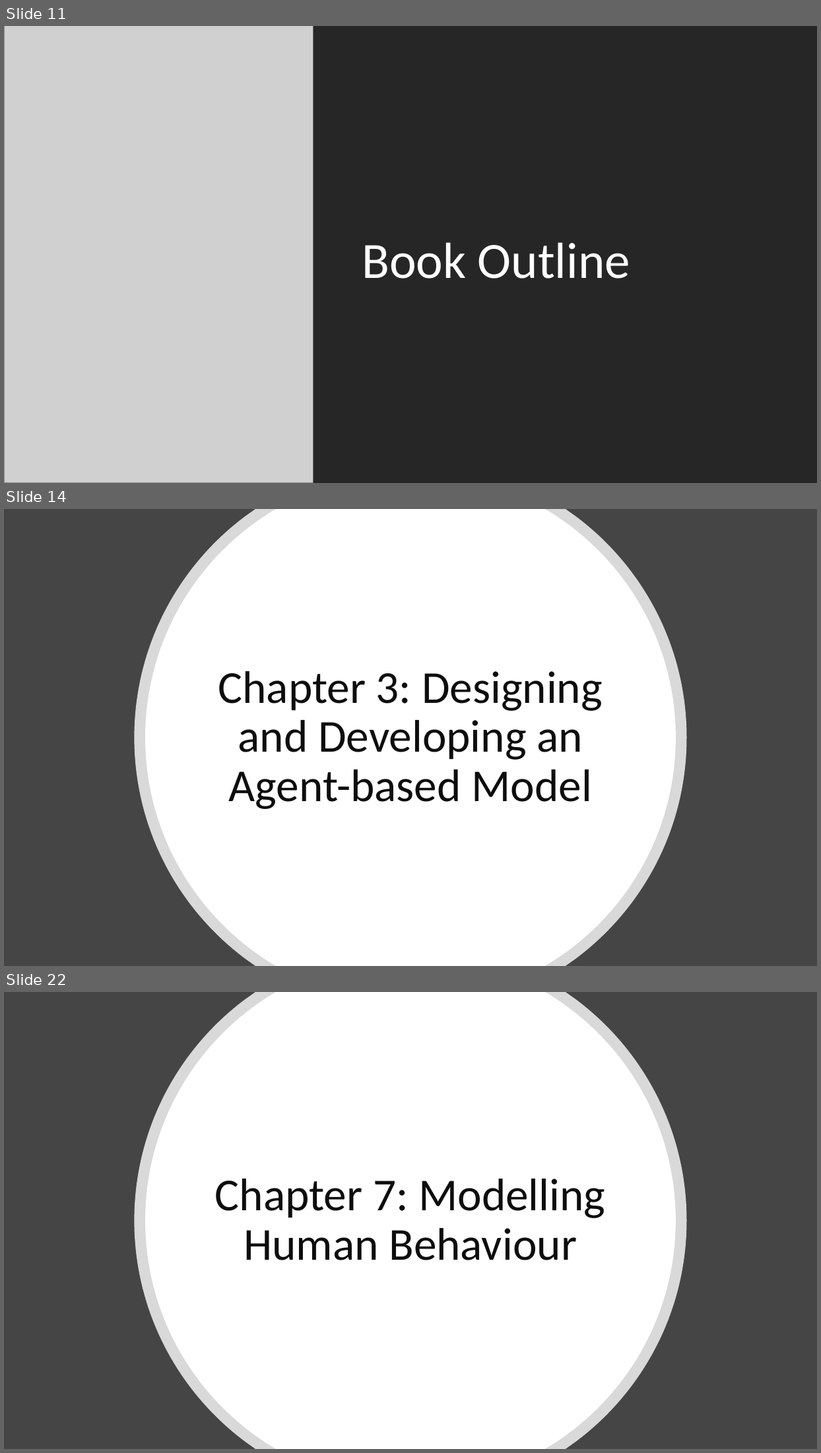
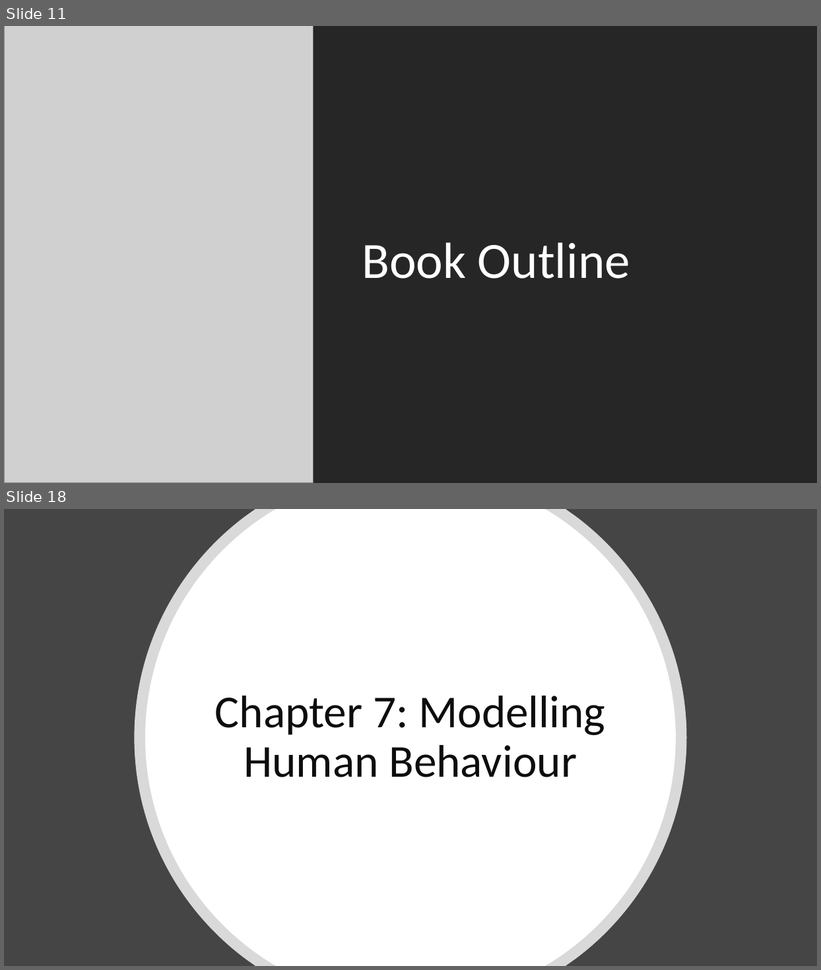
Before and after one commit to abmgis/abmgis, a slide deck: Chapter01-ABMGIS/Chapter1.pptx. Shown one above the other, each under a label of ours: slides 11, 14 and 22 before the commit, slides 11 and 18 after it; the slides between them are not shown. The pictures are 821x1453 and 821x970 pixels, drawn with LibreOffice and Linux fonts; fonts in the diff are those of the drawing; grey boxes stand for pictures. Boxes give left, top, right and bottom in pixels: in the first picture for what was removed or moved away, otherwise in the second. Text is boxed around its words. In the diff, an @@ line names an element or a change of style, - is before the commit and + after.

```diff
--- a/Chapter01-ABMGIS/Chapter1.pptx
+++ b/Chapter01-ABMGIS/Chapter1.pptx
@@ slide 14 removed at bbox=[4, 509, 817, 966], background #454545 @@
@@ freeform shape removed at bbox=[135, 509, 687, 966] @@
@@ freeform shape removed at bbox=[145, 509, 677, 966] @@
@@ title removed at bbox=[218, 671, 603, 809] @@
-Chapter 3: Designing and Developing an Agent-based Model
@@ what was slide 22 is now slide 18 @@
```
Also in this commit, not shown: 3 slides changed, 8 slides added, 10 other slides removed.
